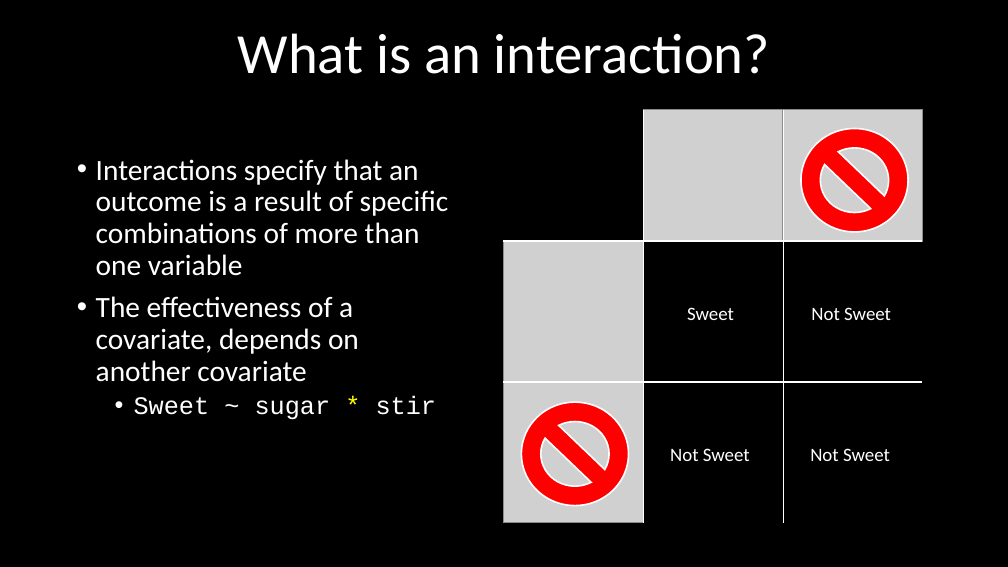
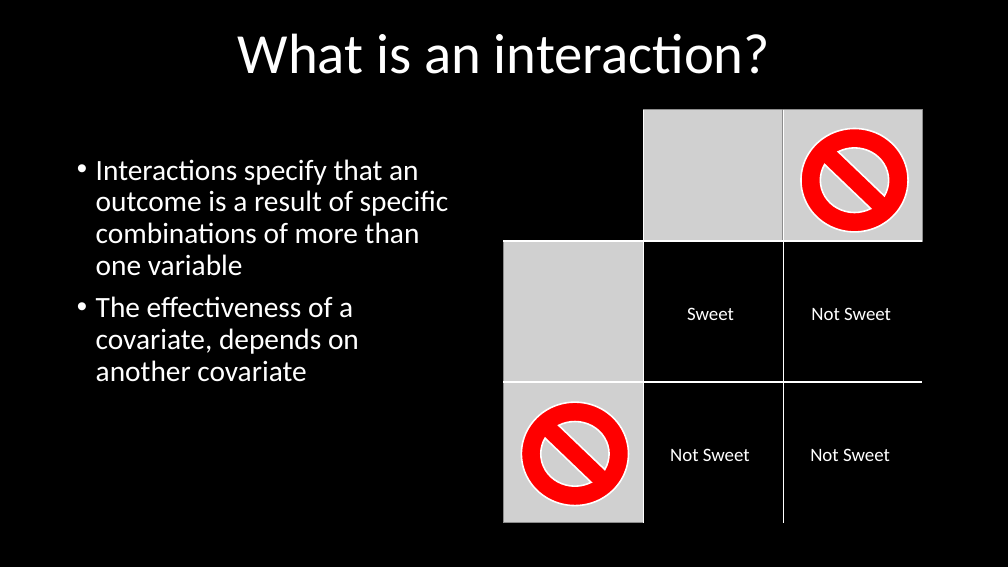
Before and after one commit to DeonRoos/stats-for-biologists, a slide deck: slide 18 of Lectures/Lecture 08.1 Interactions.pptx (slide 19 before the commit). Drawn at 1008x567 pixels with LibreOffice and Linux fonts; fonts in the diff are those of the drawing; grey boxes stand for pictures. Boxes give left, top, right and bottom in pixels: in the first picture for what was removed or moved away, otherwise in the second. Text is boxed around its words. In the diff, an @@ line names an element or a change of style, - is before the commit and + after.

```diff
--- a/Lectures/Lecture 08.1 Interactions.pptx
+++ b/Lectures/Lecture 08.1 Interactions.pptx
@@ text at bbox=[134, 396, 437, 420]: paragraph removed @@
-  • Sweet ~ sugar * stir
```
Also in this commit, not shown: 1 other slide changed, 2 slides removed, 10 other files.
